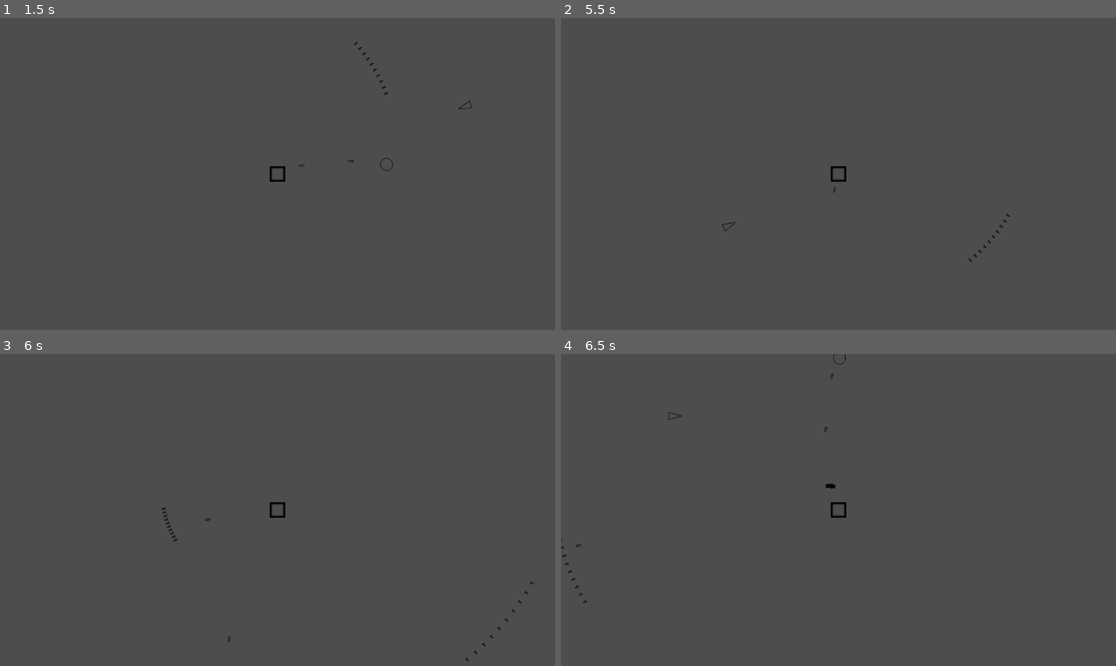
Above: before the commit, frames 1-4 (two rows, left to right).
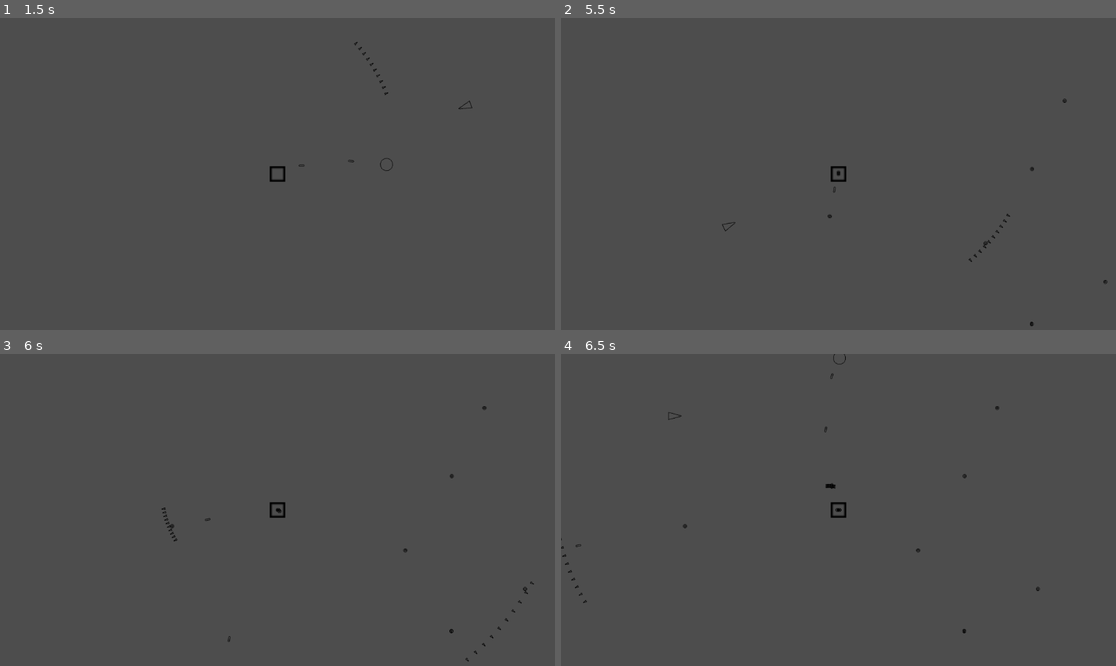
Above: after the commit, the same moments.

Repository: ROKAMETISM/Composition-Based-Practice-1
Game: Godot game, scene res://Scenes/level.tscn
Two runs of this game, one before a commit and one after it. Both use one fixed random seed, a clock stepped at 60 frames per second and the inputs below.
Inputs:
- Up to frame 1 (1.5 s): tap Enter at 0.5 s; hold D (move_right) 0.53-1.28 s; hold S (move_down) from 1.28 s (still down)
- Up to frame 2 (5.5 s): release S (move_down) at 2.03 s; hold D (move_right) 2.03-2.78 s; hold W (move_up) 2.78-3.53 s; tap Space at 3.5 s; hold A (move_left) 3.53-5.03 s; hold S (move_down) from 5.03 s (still down)
- Up to frame 3 (6 s): tap Enter at 5.75 s; release S (move_down) at 5.78 s; hold D (move_right) from 5.78 s (still down)
- Up to frame 4 (6.5 s): keep holding D (move_right)

Frame 1 is identical in both runs. In frame 2, less than 0.1% of the frame differs, in the area x 48-99%, y 25-99%; in frame 3, less than 0.1%, in the area x 30-95%, y 16-90%; in frame 4, less than 0.1%.

Commit message:
Implement Collection Area and XPDrop following mechanic

Diff:
--- a/Scenes/player.tscn
+++ b/Scenes/player.tscn
@@ -1,15 +1,16 @@
-[gd_scene load_steps=7 format=3 uid="uid://cy1yu6rrvbapd"]
+[gd_scene load_steps=8 format=3 uid="uid://cy1yu6rrvbapd"]
 
 [ext_resource type="Script" uid="uid://3cfvju3ucufs" path="res://Scripts/player.gd" id="1_4flbx"]
 [ext_resource type="Texture2D" uid="uid://dk3bolnmposou" path="res://Sprites/sprite_player_quare.png" id="2_cvnsp"]
 [ext_resource type="Script" uid="uid://dtiqh1xoxjvlq" path="res://Scripts/hp_component.gd" id="3_6t5aa"]
 [ext_resource type="Script" uid="uid://cncpk4hx2aire" path="res://Scripts/weapon_manager.gd" id="4_vgqql"]
+[ext_resource type="Script" uid="uid://b1ek6xnwoafsv" path="res://Scripts/collection_magnet.gd" id="5_fkybt"]
 
 [sub_resource type="RectangleShape2D" id="RectangleShape2D_6t5aa"]
 size = Vector2(32, 32)
 
 [sub_resource type="CircleShape2D" id="CircleShape2D_vgqql"]
-radius = 111.44954
+radius = 149.08386
 
 [node name="Player" type="CharacterBody2D"]
 collision_mask = 2
@@ -34,6 +35,9 @@
 [node name="CollectionMagnet" type="Area2D" parent="."]
 collision_layer = 0
 collision_mask = 8
+script = ExtResource("5_fkybt")
 
 [node name="CollisionShape2D" type="CollisionShape2D" parent="CollectionMagnet"]
 shape = SubResource("CircleShape2D_vgqql")
+
+[connection signal="area_entered" from="CollectionMagnet" to="CollectionMagnet" method="_on_area_entered"]
--- a/Scenes/xp_drop.tscn
+++ b/Scenes/xp_drop.tscn
@@ -1,12 +1,14 @@
-[gd_scene load_steps=3 format=3 uid="uid://diqqkwgfjw1to"]
+[gd_scene load_steps=4 format=3 uid="uid://diqqkwgfjw1to"]
 
 [ext_resource type="Texture2D" uid="uid://bpahhk0hpc6on" path="res://Sprites/sprite_xpdrop_simple.png" id="1_dcy4q"]
+[ext_resource type="Script" uid="uid://dm3bmhkim07vo" path="res://Scripts/xp_drop.gd" id="1_woou3"]
 
 [sub_resource type="CircleShape2D" id="CircleShape2D_woou3"]
 radius = 6.0
 
 [node name="XPDrop" type="Area2D"]
 collision_layer = 8
+script = ExtResource("1_woou3")
 
 [node name="Sprite2D" type="Sprite2D" parent="."]
 texture = ExtResource("1_dcy4q")
--- /dev/null
+++ b/Scripts/collection_magnet.gd
@@ -0,0 +1,7 @@
+extends Area2D
+
+
+
+func _on_area_entered(area: Area2D) -> void:
+	if area:
+		area.is_following = true
--- a/Scripts/enemy.gd
+++ b/Scripts/enemy.gd
@@ -4,6 +4,7 @@
 @export var enemy_max_hp := enemy_initial_hp
 @export var enemy_current_hp := enemy_max_hp
 var player
+const XPDROP = preload("uid://diqqkwgfjw1to")
 
 func _ready() -> void:
 	var hpcomponent = $HPComponent
@@ -18,6 +19,10 @@
 	move_and_slide()
 
 func _on_died() -> void:
+	var new_xp = XPDROP.instantiate()
+	new_xp.global_position = global_position
+	new_xp.player = player
+	get_tree().current_scene.add_child(new_xp)
 	queue_free()
 
 @abstract func enemy_ai() -> void
--- /dev/null
+++ b/Scripts/xp_drop.gd
@@ -0,0 +1,14 @@
+extends Area2D
+
+@export var xp_amount := 1
+var is_following := false
+var velocity := Vector2.ZERO
+var speed := 300.0
+var player
+
+func _process(delta: float) -> void:
+	if is_following:
+		if player:
+			look_at(player.global_position)
+			velocity = Vector2(speed, 0.0).rotated(rotation)
+	position += velocity * delta
Not shown, added: Scripts/collection_magnet.gd.uid
Not shown, added: Scripts/xp_drop.gd.uid
